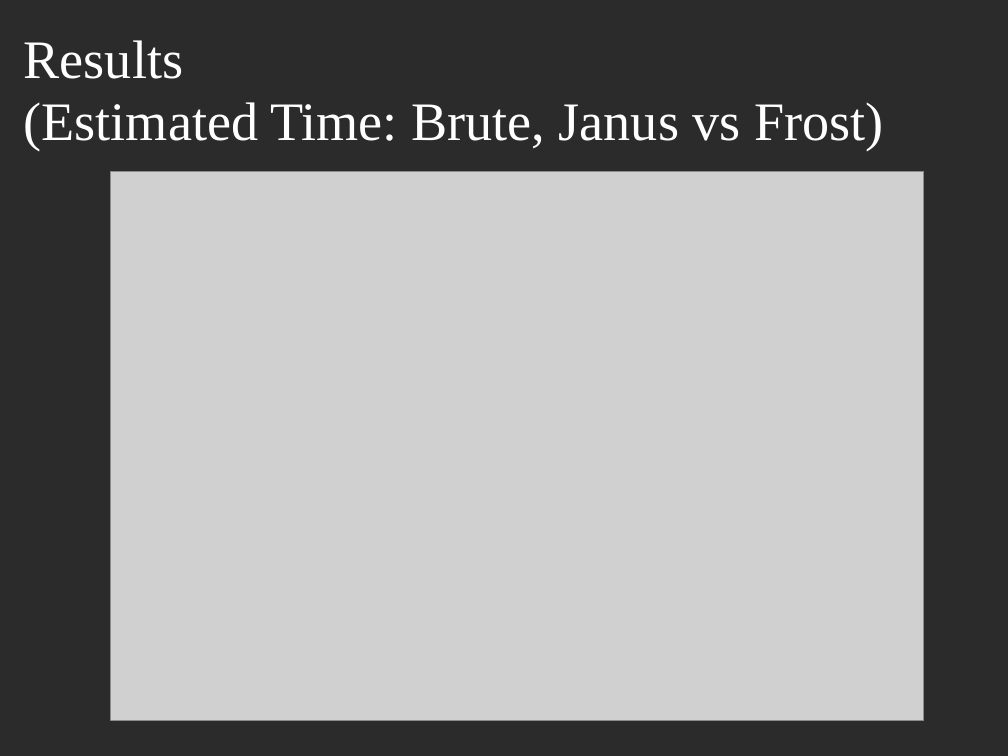
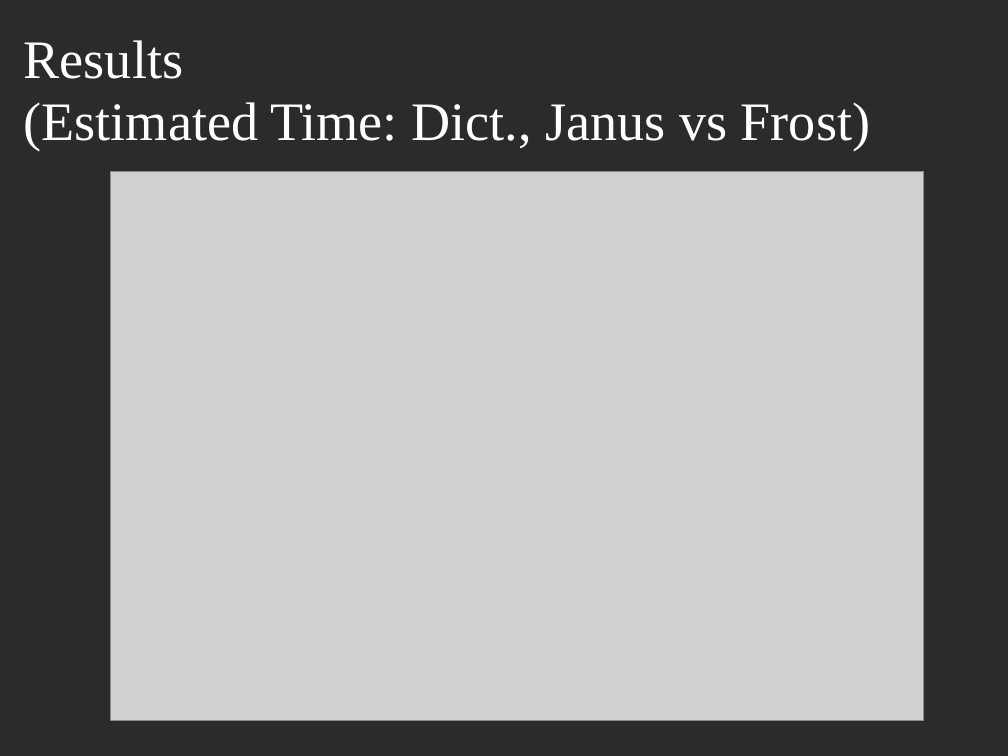
Before and after one commit to rbeede/pzapr, a slide deck: slide 39 of trunk/doc/Final Presentation; 2011-04-29; PZAPR.ppt. Drawn at 1008x756 pixels with LibreOffice and Linux fonts; fonts in the diff are those of the drawing; grey boxes stand for pictures; background and template pictures are left out; a plain dark background stands for a picture behind light text. Boxes give left, top, right and bottom in pixels: in the first picture for what was removed or moved away, otherwise in the second. Text is boxed around its words. In the diff, an @@ line names an element or a change of style, - is before the commit and + after.

Commit message:
Former-commit-id: 6e67f2f2714b17fa90f3bf993b0c00d9d2b7d791
Former-commit-id: 09418301d51081c41bc69d9f6bc7c26bed356ccb

```diff
--- a/trunk/doc/Final Presentation; 2011-04-29; PZAPR.ppt
+++ b/trunk/doc/Final Presentation; 2011-04-29; PZAPR.ppt
@@ title at <box>24,40,870,150</box>: text changed @@
-Results
-(Estimated Time: Brute, Janus vs Frost)
+Results
+(Estimated Time: Dict., Janus vs Frost)
```
